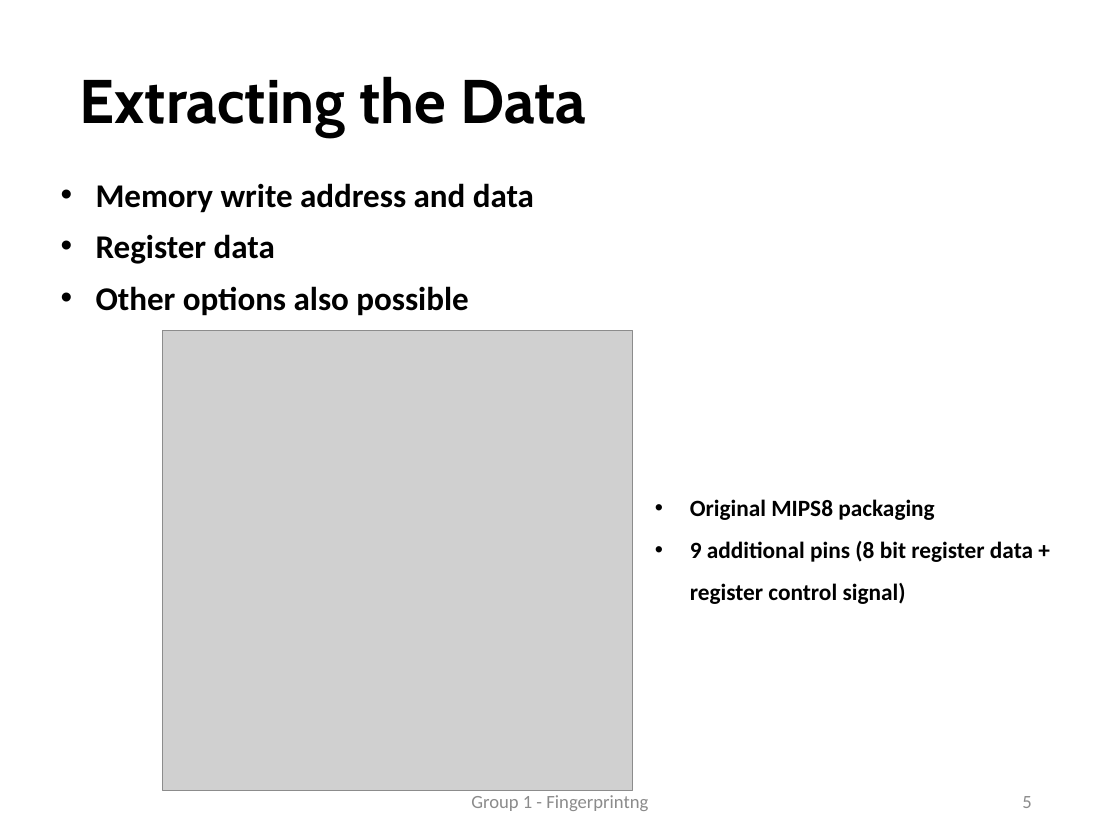
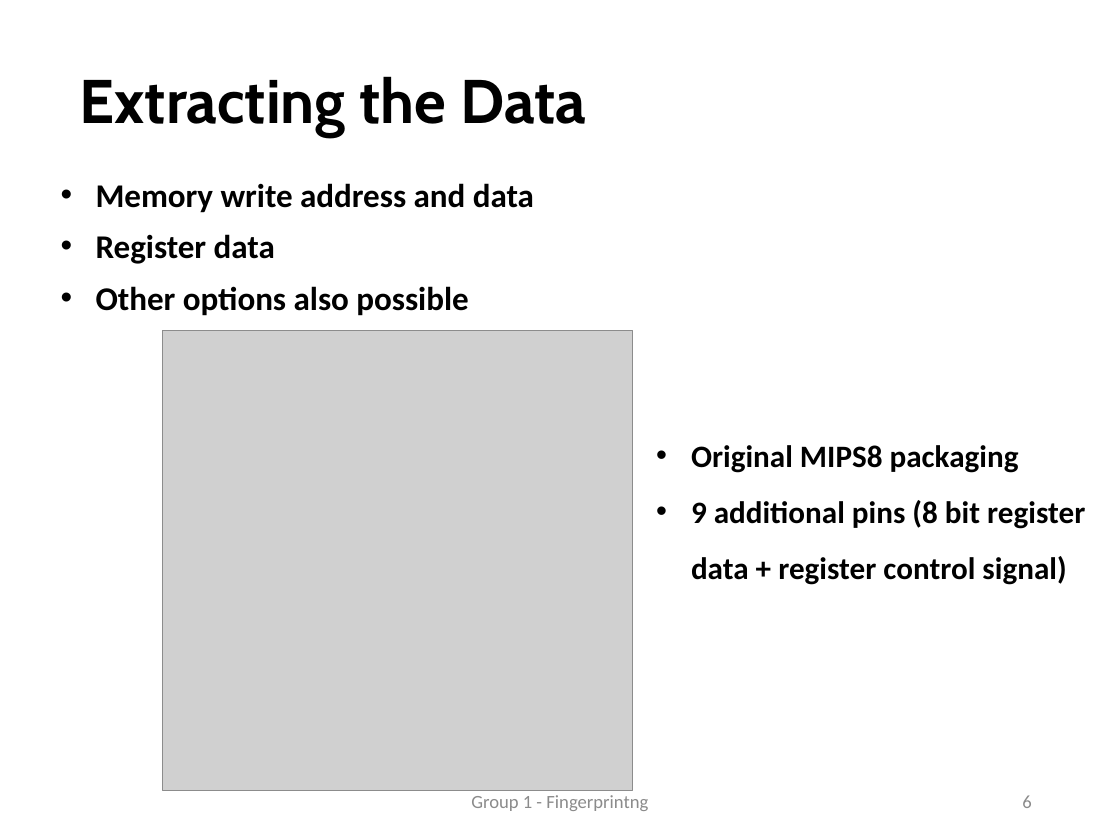
Before and after one commit to faga9267/VLSI---Fingerprinting, a slide deck: slide 6 of presentation/Presentation.pptx (slide 5 before the commit). Drawn at 1120x840 pixels with LibreOffice and Linux fonts; fonts in the diff are those of the drawing; grey boxes stand for pictures. Boxes give left, top, right and bottom in pixels: in the first picture for what was removed or moved away, otherwise in the second. Text is boxed around its words. In the diff, an @@ line names an element or a change of style, - is before the commit and + after.

```diff
--- a/presentation/Presentation.pptx
+++ b/presentation/Presentation.pptx
@@ text "Original MIPS8 packaging": place and size @@
-text "Original MIPS8 packaging" at box(690, 499, 1033, 604)
+text "Original MIPS8 packaging" at box(691, 445, 1085, 585)
@@ text "Original MIPS8 packaging" at box(691, 445, 1085, 585): size 15 to 20 pt @@
@@ page number at box(1022, 795, 1031, 808): text changed @@
-5
+6
```
Also in this commit, not shown: 2 other slides changed, 19 slides added, 9 other files.
